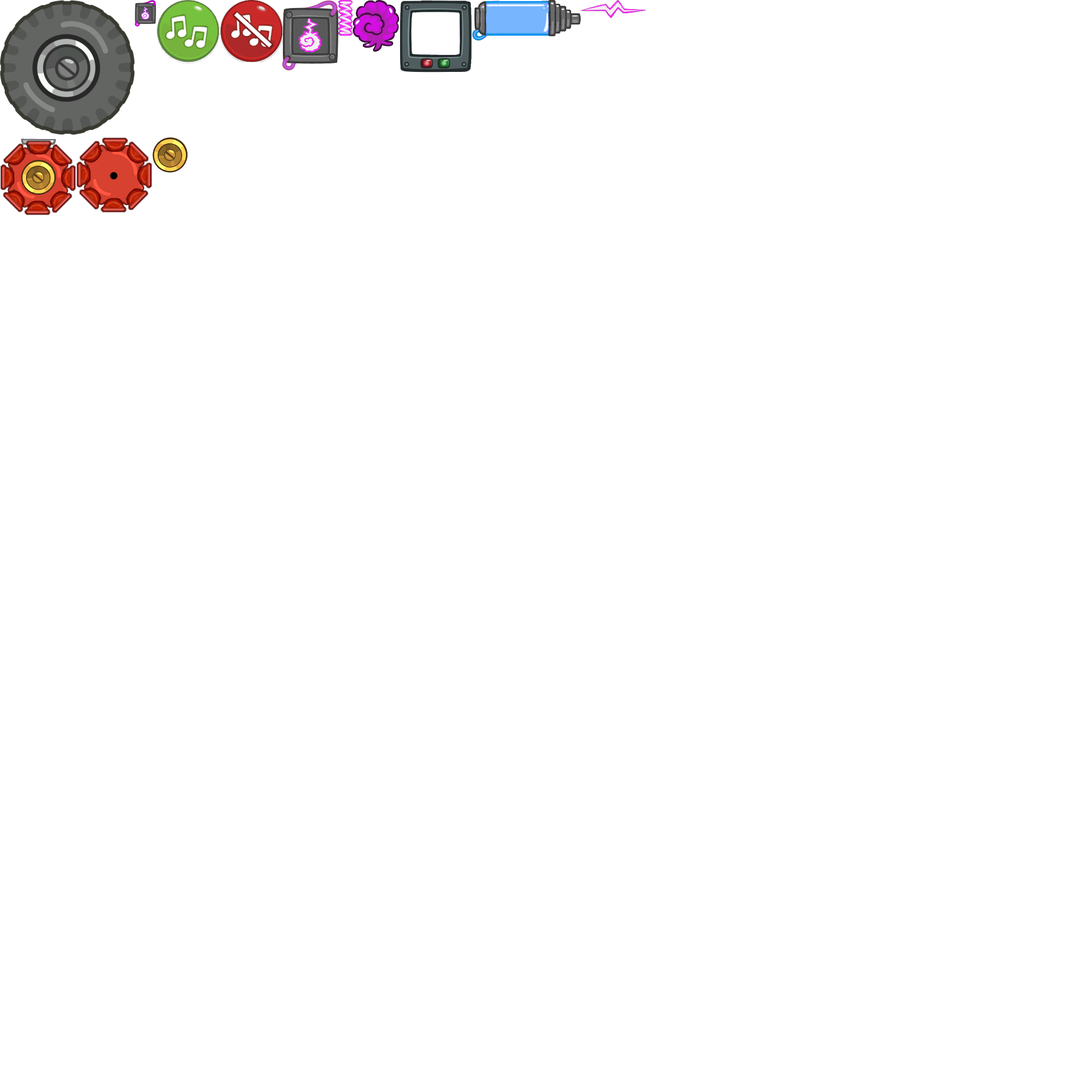
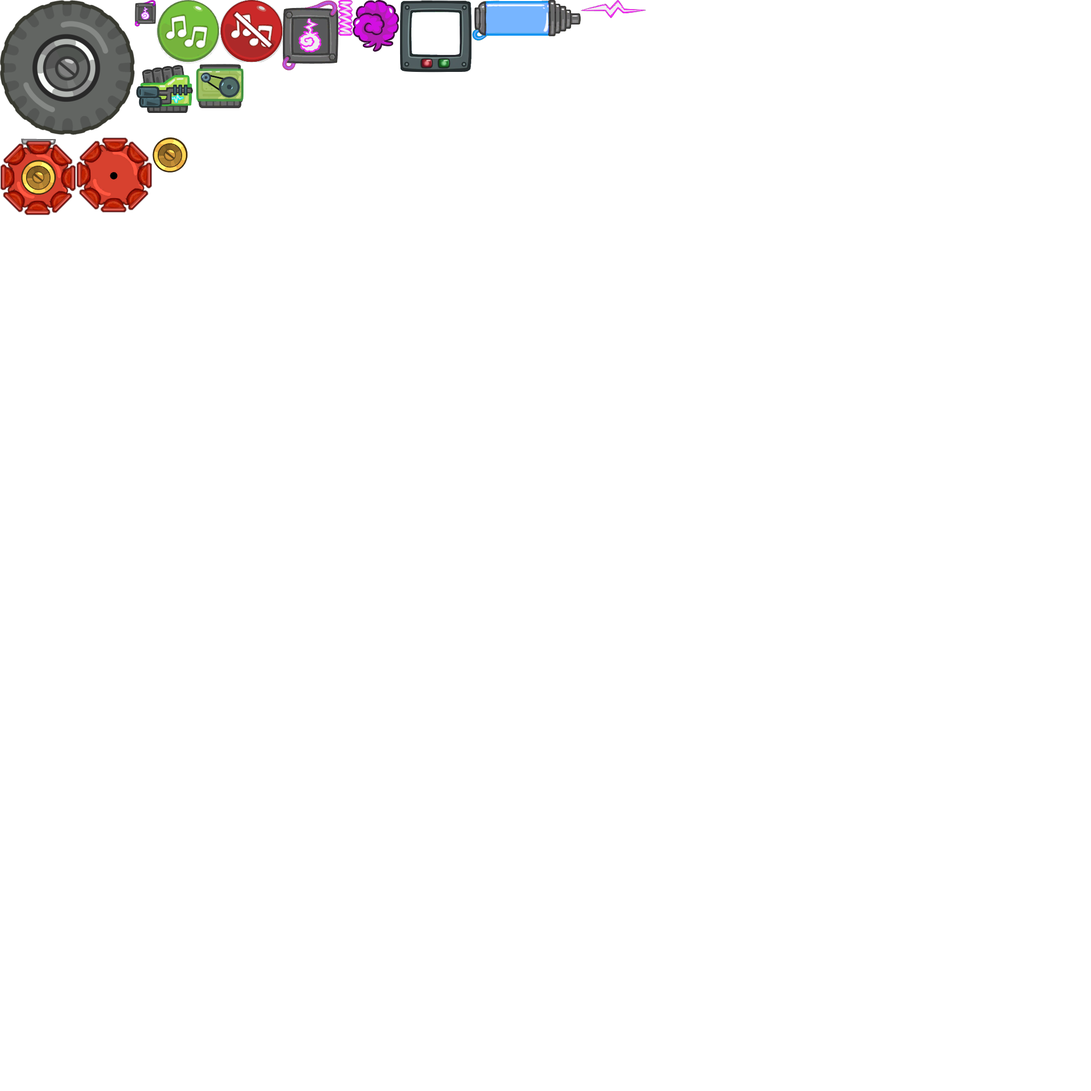
Layer changes from the first w=1091, h=1091 image to the second:
added layer "Alien Engine" above "Alien Engine Big" over box(196, 63, 245, 109)
added layer "Alien Engine Big" above "Off Road Sticky Wheel Pivot" over box(135, 65, 193, 113)
